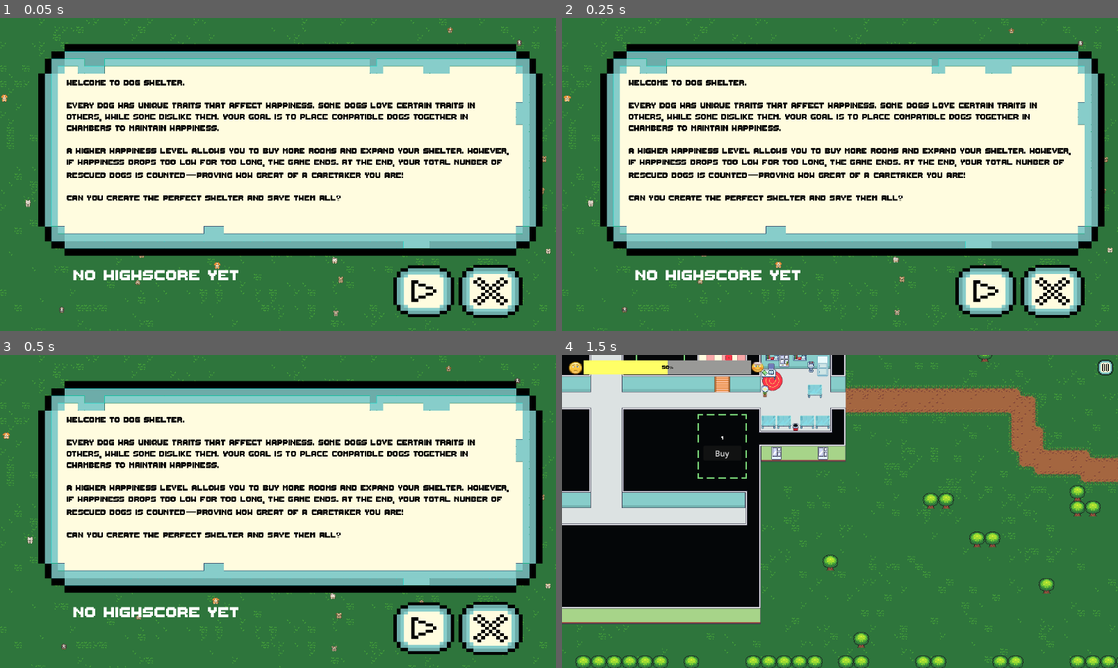
Above: before the commit, frames 1-4 (two rows, left to right).
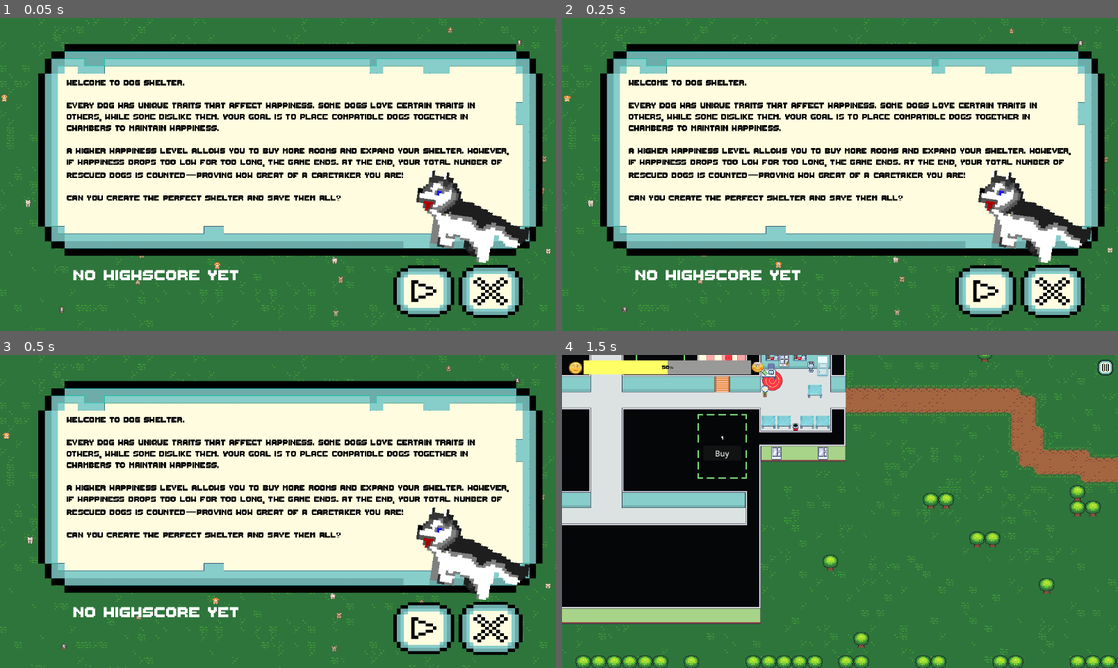
Above: after the commit, the same moments.

Repository: Tausva/DogShelter
Game: Godot game, scene res://scenes/game_menu/game_menu.tscn
Same seed, same stepped clock (60 frames per second), same inputs: the game is played once before the commit and once after it.
Inputs (mouse positions are in pixels of both pictures, inside the frame that each line leads up to):
- Up to frame 1 (0.05 s): no input
- Up to frame 2 (0.25 s): no input
- Up to frame 3 (0.5 s): no input
- Up to frame 4 (1.5 s): click (984, 627) at 0.5 s; move the mouse to (962, 495) at 1.27 s; hold D (Right) from 1.28 s (still down); click (962, 495) at 1.42 s

The runs differ from the first frame. In frame 1, 2.7% of the frame differs, in the area x 74-96%, y 48-79%; in frame 2, 2.7%; in frame 3, 2.7%; in frame 4, nothing differs.

Commit message:
dog. medium

Diff:
--- a/scenes/game_menu/game_menu.tscn
+++ b/scenes/game_menu/game_menu.tscn
@@ -10,6 +10,7 @@
 [ext_resource type="Texture2D" uid="uid://cu633spu6dhx6" path="res://assets/menu/exit normal.png" id="6_8oo62"]
 [ext_resource type="Texture2D" uid="uid://wvlso41ga4vm" path="res://assets/menu/exit press.png" id="7_ebwwb"]
 [ext_resource type="Texture2D" uid="uid://b77kb50ev7mgy" path="res://assets/menu/exit hover.png" id="8_60gbl"]
+[ext_resource type="Texture2D" uid="uid://dodqabbgy1q7p" path="res://assets/Dog_medium.png" id="11_48sap"]
 
 [node name="GameMenu" type="Node2D"]
 script = ExtResource("1_j4aor")
@@ -66,3 +67,12 @@
 theme_override_fonts/font = ExtResource("4_eg2i8")
 theme_override_font_sizes/font_size = 48
 text = "Highscore: 123"
+
+[node name="TextureRect" type="TextureRect" parent="."]
+offset_left = 872.0
+offset_top = 312.0
+offset_right = 920.0
+offset_bottom = 347.0
+rotation = 0.137924
+scale = Vector2(5, 5)
+texture = ExtResource("11_48sap")
Binary file added: assets/Dog_medium.png
Not shown, added: assets/Dog_medium.png.import
Not shown: 1 places in scenes/game_menu/game_menu.tscn that only renumber resources
